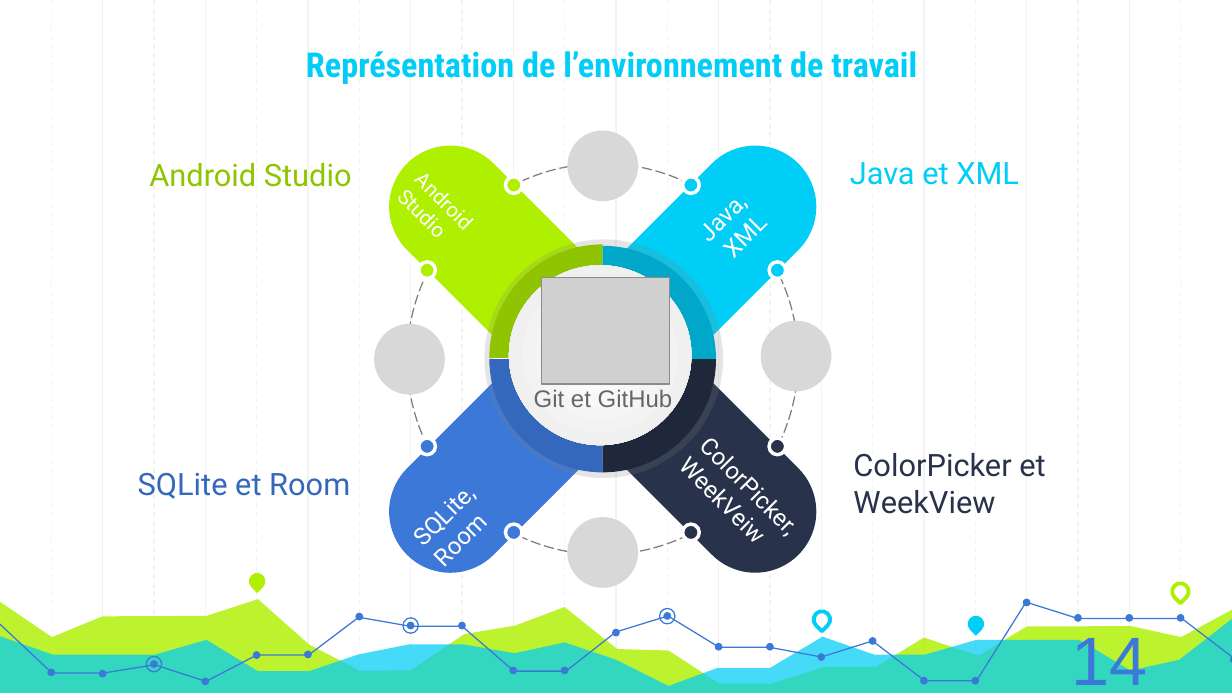
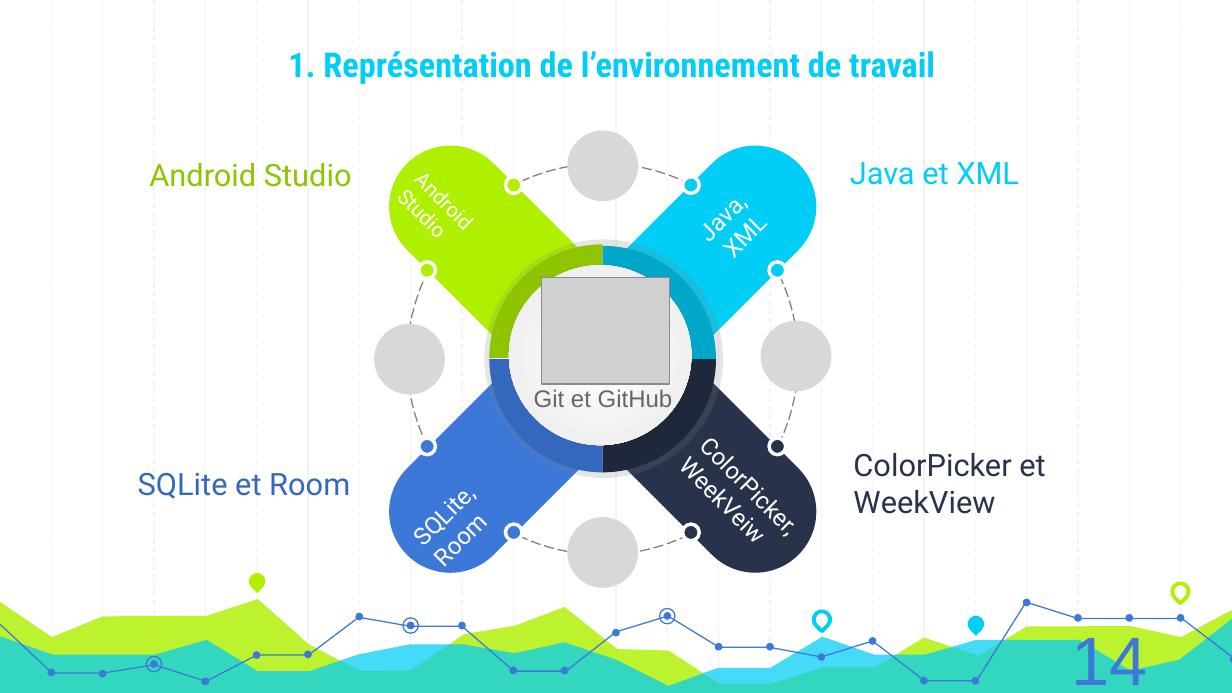
Before and after one commit to AzeddineZadir/docpfc, a slide deck: slide 16 of présentation licence 3.pptx. Drawn at 1232x693 pixels with LibreOffice and Linux fonts; fonts in the diff are those of the drawing; grey boxes stand for pictures. Boxes give left, top, right and bottom in pixels: in the first picture for what was removed or moved away, otherwise in the second. Text is boxed around its words. In the diff, an @@ line names an element or a change of style, - is before the commit and + after.

```diff
--- a/présentation licence 3.pptx
+++ b/présentation licence 3.pptx
@@ title at (288,51,935,84): text changed @@
-Représentation de l’environnement de travail
+1. Représentation de l’environnement de travail
```
Also in this commit, not shown: 4 other slides changed, 1 slide added.
